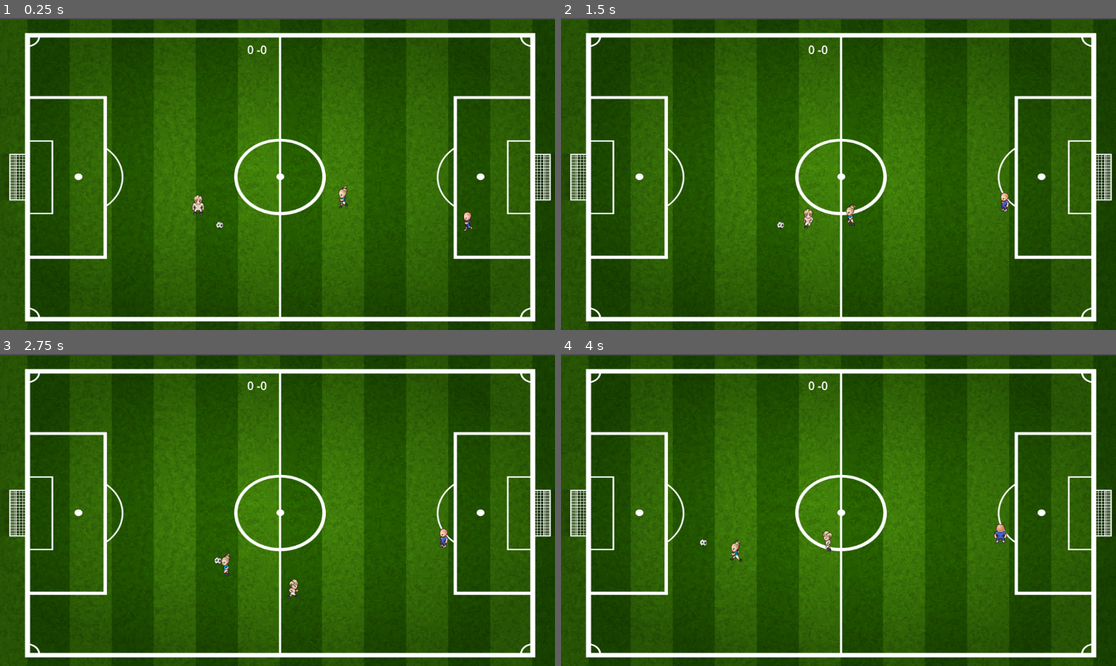
Above: before the commit, frames 1-4 (two rows, left to right).
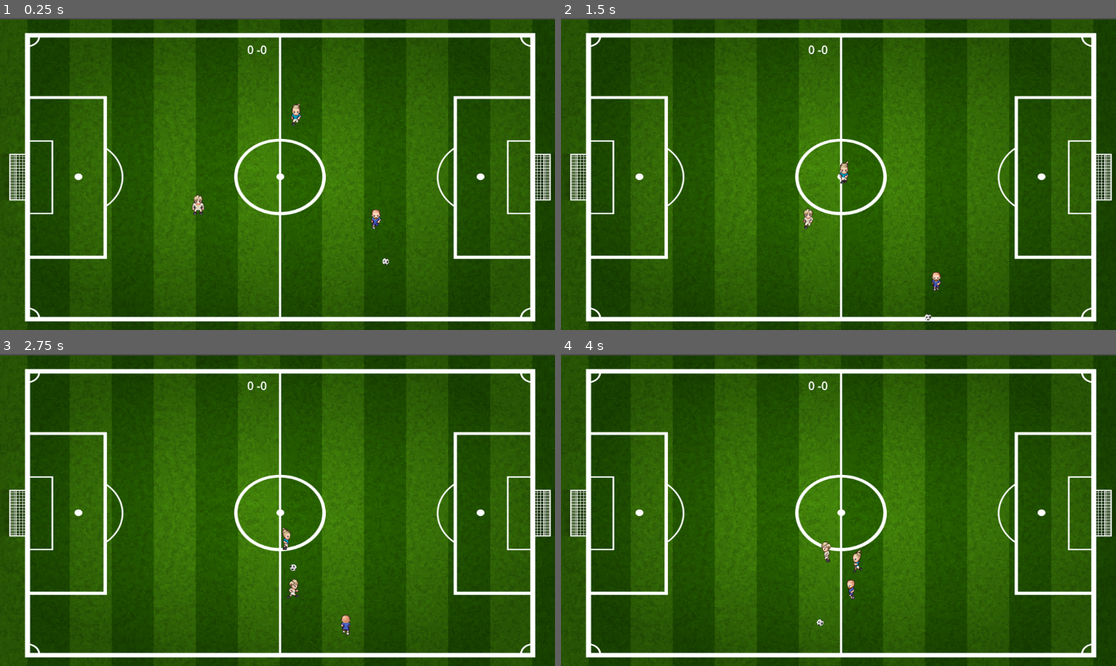
Above: after the commit, the same moments.

Repository: Leiazel/Mini-Football
Game: Godot game, scene res://mundo.tscn
Same seed, same stepped clock (60 frames per second), same inputs: the game is played once before the commit and once after it.
Inputs:
- Up to frame 1 (0.25 s): no input
- Up to frame 2 (1.5 s): hold Right (ui_right) 0.53-1.28 s; tap C (patear) at 0.6, 1.35 s; hold Down (ui_down) from 1.28 s (still down)
- Up to frame 3 (2.75 s): release Down (ui_down) at 2.03 s; hold Right (ui_right) from 2.03 s (still down); tap C (patear) at 2.1 s
- Up to frame 4 (4 s): release Right (ui_right) at 2.78 s; hold Up (ui_up) 2.78-3.53 s; tap C (patear) at 2.85, 3.6 s; hold Left (ui_left) from 3.53 s (still down)

The runs differ from the first frame. In frame 1, 0.4% of the frame differs, in the area x 38-86%, y 27-80%; in frame 2, 0.4%; in frame 3, 0.4%; in frame 4, 0.5%, in the area x 25-81%, y 54-88%.

Commit message:
arreglo logica del defensor

Diff:
--- a/Players/HaalandScript.gd
+++ b/Players/HaalandScript.gd
@@ -3,7 +3,7 @@
 @export var objetivo: CharacterBody2D
 @export var pelota: RigidBody2D
 @export var porteria_enemiga: Node2D
-@export var compañero: CharacterBody2D  # ← NUEVO: arrastrá a Gunnarsson acá en el Inspector
+@export var compañero: CharacterBody2D
 @export var velocidad_normal = 160
 @export var distancia_control = 60.0
 @export var angulo_aceptable = 45.0
@@ -24,7 +24,6 @@
 
 	timer_anim_pateo -= _delta
 
-	# 1. DATOS BÁSICOS
 	var pos_pelota  = pelota.global_position
 	var pos_arco    = porteria_enemiga.global_position
 	var dist_pelota = global_position.distance_to(pos_pelota)
@@ -33,34 +32,28 @@
 	var hacia_pelota_norm = (pos_pelota - global_position).normalized()
 	var estoy_estorbando = hacia_pelota_norm.dot(dir_tiro) < -0.2
 
-	# ← NUEVO: detección directa — ¿el compañero está más cerca de la pelota que yo?
 	var compañero_cerca = false
 	if compañero:
 		var dist_compañero = compañero.global_position.distance_to(pos_pelota)
-		# El compañero "tiene" la pelota si está significativamente más cerca que Haaland
 		compañero_cerca = dist_compañero < dist_pelota - 40.0 and dist_compañero < 120.0
 
-	# 2. AVISAR AL SINGLETON — siempre, independiente de compañero_cerca
-	# 2. AVISAR AL SINGLETON
 	EstadoEquipo.pos_delantero = global_position
 	if compañero_cerca:
-		estoy_estorbando = false  # adelante de la pelota es donde debe estar
+		estoy_estorbando = false
 	EstadoEquipo.delantero_listo_para_recibir = true if compañero_cerca else (
 		estado != Estado.REMATAR and not estoy_estorbando
 	)
 
-	# 3. Si el compañero tiene la pelota → desmarcarse hacia adelante
 	if compañero_cerca:
-			var punto_intermedio = pos_pelota + (pos_arco - pos_pelota) * 0.4
-			var dir_compañero = (punto_intermedio - global_position).normalized()  # ← nombre distinto
-			direccion = direccion.lerp(dir_compañero, 0.10)
-			velocity = direccion * velocidad_normal * 0.8
-			move_and_slide()
-			if timer_anim_pateo <= 0.0:
-				actualizar_animaciones()
-			return
+		var punto_intermedio = pos_pelota + (pos_arco - pos_pelota) * 0.4
+		var dir_compañero = (punto_intermedio - global_position).normalized()
+		direccion = direccion.lerp(dir_compañero, 0.10)
+		velocity = direccion * velocidad_normal * 0.8
+		move_and_slide()
+		if timer_anim_pateo <= 0.0:
+			actualizar_animaciones()
+		return
 
-	# 4. TRANSICIONES DE ESTADO
 	match estado:
 		Estado.BUSCAR:
 			if dist_pelota < 400.0 and not estoy_estorbando:
@@ -74,7 +67,6 @@
 			if dist_pelota > 120.0:
 				estado = Estado.BUSCAR
 
-	# 5. DESTINO SEGÚN ESTADO
 	var destino: Vector2
 	if dist_pelota > 400.0:
 		destino = pos_pelota
@@ -89,7 +81,6 @@
 			Estado.PREPARAR:  destino = punto_detras
 			Estado.REMATAR:   destino = pos_pelota
 
-	# 6. MOVIMIENTO
 	if estado == Estado.PREPARAR:
 		velocidad_actual = velocidad_normal * 0.7
 	elif estado == Estado.REMATAR:
@@ -99,7 +90,6 @@
 	direccion = direccion.lerp(dir_objetivo, 0.12)
 	velocity = direccion * velocidad_actual
 
-	# 7. PATEO
 	var cerca_del_arco = pos_pelota.distance_to(pos_arco) < 500.0
 	move_and_slide()
 
@@ -110,19 +100,42 @@
 			break
 
 	if tocando_pelota and timer_pateo.is_stopped():
-		if cerca_del_arco and puede_rematar:
-			pelota.apply_central_impulse(dir_tiro * 2200.0)
-			timer_pateo.start()
-			timer_anim_pateo = 0.4
-			puede_rematar = false
-			velocity = velocity * 0.1
-			direccion = direccion * 0.1
-			get_tree().create_timer(1.5).connect("timeout", func(): puede_rematar = true)
-		elif not cerca_del_arco and not estoy_estorbando:
-			pelota.apply_central_impulse(dir_tiro * 320.0)
-			timer_pateo.start()
-		elif estoy_estorbando:
-			velocity *= 0.8
+		ejecutar_accion_con_pelota(dir_tiro, cerca_del_arco, pos_arco, estoy_estorbando)
 
 	if timer_anim_pateo <= 0.0:
 		actualizar_animaciones()
+
+# ← Función virtual: Gunnarsson la sobreescribe, Haaland la usa directo
+func ejecutar_accion_con_pelota(dir_tiro: Vector2, cerca_del_arco: bool, pos_arco: Vector2, estoy_estorbando: bool):
+	if cerca_del_arco and puede_rematar:
+		pelota.apply_central_impulse(dir_tiro * 2200.0)
+		timer_pateo.start()
+		timer_anim_pateo = 0.4
+		puede_rematar = false
+		velocity = velocity * 0.1
+		direccion = direccion * 0.1
+		get_tree().create_timer(1.5).connect("timeout", func(): puede_rematar = true)
+	elif not cerca_del_arco and not estoy_estorbando:
+		pelota.apply_central_impulse(dir_tiro * 320.0)
+		timer_pateo.start()
+	elif estoy_estorbando:
+		velocity *= 0.8
+
+func actualizar_animaciones():
+	if velocity.length() > 10:
+		if abs(direccion.x) > abs(direccion.y):
+			if direccion.x > 0:
+				animador.play("caminar_derecha")
+				ultima_direccion = "derecha"
+			else:
+				animador.play("caminar_izquierda")
+				ultima_direccion = "izquierda"
+		else:
+			if direccion.y > 0:
+				animador.play("caminar_abajo")
+				ultima_direccion = "abajo"
+			else:
+				animador.play("caminar_arriba")
+				ultima_direccion = "arriba"
+	else:
+		animador.play("quieto_" + ultima_direccion)
--- a/Players/gunnarsson.gd
+++ b/Players/gunnarsson.gd
@@ -4,7 +4,7 @@
 @export var porteria_propia: Node2D
 @export var jugador_humano: CharacterBody2D
 @export var velocidad_normal = 148
-@export var radio_salida = 500.0
+@export var radio_salida = 700.0
 
 var timer_anim_pateo := 0.1
 var en_posicion := false  # evita el bucle de GUARDAR_POSICION
@@ -29,8 +29,8 @@
 	var dist_arco_pelota  = pos_arco.distance_to(pos_pelota)
 	var dist_humano_pelota = jugador_humano.global_position.distance_to(pos_pelota)
 	var dir_despeje       = (pos_pelota - pos_arco).normalized()
-	var humano_tiene_pelota = dist_humano_pelota < dist_pelota - 20.0
-	var pos_cobertura     = pos_arco + (pos_pelota - pos_arco).normalized() * 260.0
+	var humano_tiene_pelota = dist_humano_pelota < dist_pelota - 10.0
+	var pos_cobertura     = pos_arco + (pos_pelota - pos_arco).normalized() * 450.0
 	var dist_a_cobertura  = global_position.distance_to(pos_cobertura)
 
 	# 2. TRANSICIONES
@@ -61,8 +61,12 @@
 	match estado:
 		Estado.GUARDAR_POSICION:
 			destino = pos_cobertura
-			# Si ya está en posición, velocidad cero para no temblar
-			velocidad_actual = 0.0 if en_posicion else velocidad_normal * 0.8
+		# Si la pelota está muy cerca, nunca frenar — siempre actuar
+			if dist_pelota < 60.0:
+				velocidad_actual = velocidad_normal
+				estado = Estado.DECIDIR  # forzar DECIDIR si la pelota está pegada
+			else:
+				velocidad_actual = 0.0 if en_posicion else velocidad_normal * 0.8
 		Estado.CORTAR:
 			destino = pos_pelota
 		Estado.DECIDIR:
@@ -83,7 +87,7 @@
 			break
 
 	# Fallback por cercanía
-	if dist_pelota < 35.0 and estado == Estado.DECIDIR:
+	if dist_pelota < 20.0:
 		tocando_pelota = true
 
 	# ACTUALIZACIÓN DE ESTADO EQUIPO: Si está en zona de decisión e interactuando, el compañero TIENE la pelota
@@ -94,18 +98,30 @@
 		if estado != Estado.DECIDIR:
 			EstadoEquipo.compañero_tiene_pelota = false
 
-	if tocando_pelota and timer_pateo.is_stopped() and estado == Estado.DECIDIR:
+	if tocando_pelota and timer_pateo.is_stopped() and (estado == Estado.DECIDIR or estado == Estado.CORTAR):
 		var puede_pasar = (
 			EstadoEquipo.delantero_listo_para_recibir and
 			EstadoEquipo.pos_delantero != Vector2.ZERO
 		)
 
 		if puede_pasar:
-			var dir_pase = (EstadoEquipo.pos_delantero - pos_pelota).normalized()
-			var dist_a_delantero = pos_pelota.distance_to(EstadoEquipo.pos_delantero)
-			var fuerza_pase = clamp(dist_a_delantero * 6.5, 3300.0, 4400.0)
-			pelota.apply_central_impulse(dir_pase * fuerza_pase)
-			print("¡Pase realizado al delantero!") # Debug para tu consola
+			var dir_a_haaland = (EstadoEquipo.pos_delantero - global_position).normalized()
+			var dir_a_pelota  = (pos_pelota - global_position).normalized()
+			var angulo_pase   = dir_a_haaland.dot(dir_a_pelota)
+
+			if angulo_pase > 0.2:
+				# Buen ángulo — pasar directo
+				var dir_pase = (EstadoEquipo.pos_delantero - pos_pelota).normalized()
+				var dist_a_delantero = pos_pelota.distance_to(EstadoEquipo.pos_delantero)
+				var fuerza_pase = clamp(dist_a_delantero * 6.5, 3300.0, 4400.0)
+				pelota.apply_central_impulse(dir_pase * fuerza_pase)
+				print("¡Pase realizado al delantero!")
+			else:
+				# Mal ángulo — pase lateral hacia donde está Haaland pero por el costado
+				# Rota 45 grados hacia Haaland para no tirarla para atrás
+				var dir_lateral = dir_despeje.rotated(deg_to_rad(45) * sign(dir_a_haaland.cross(dir_a_pelota)))
+				pelota.apply_central_impulse(dir_lateral * 2000.0)
+				print("Pase lateral")
 		else:
 			var fuerza_despeje = 2400.0 if dist_arco_pelota < 500.0 else 800.0
 			pelota.apply_central_impulse(dir_despeje * fuerza_despeje)
@@ -115,8 +131,6 @@
 		timer_anim_pateo = 0.35
 		velocity = velocity * 0.2
 		direccion = direccion * 0.2
-
-		# IMPORTANTE: Apagamos la posesión porque ya pateamos, y cambiamos estado
 		EstadoEquipo.compañero_tiene_pelota = false
 		estado = Estado.GUARDAR_POSICION
 
--- a/mundo.tscn
+++ b/mundo.tscn
@@ -12,7 +12,6 @@
 [ext_resource type="Script" uid="uid://bf484ke2x1x1g" path="res://Resources/marcador.gd" id="10_pij3u"]
 
 [sub_resource type="PhysicsMaterial" id="PhysicsMaterial_aou4a"]
-friction = 0.88
 bounce = 0.8
 
 [sub_resource type="RectangleShape2D" id="RectangleShape2D_aou4a"]
@@ -43,7 +42,7 @@
 texture = ExtResource("1_fw4w5")
 
 [node name="Haaland" parent="." unique_id=875312009 node_paths=PackedStringArray("objetivo", "pelota", "porteria_enemiga", "compañero") instance=ExtResource("3_fw4w5")]
-position = Vector2(882, 376)
+position = Vector2(741, 160)
 script = ExtResource("5_5ckkb")
 objetivo = NodePath("../Bergvall")
 pelota = NodePath("../Pelota")
@@ -57,16 +56,16 @@
 position = Vector2(512, 399)
 
 [node name="Gunnarsson" parent="." unique_id=1960203508 node_paths=PackedStringArray("pelota", "porteria_propia", "jugador_humano") instance=ExtResource("8_t8jxu")]
-position = Vector2(1186, 449)
+position = Vector2(945, 413)
 script = ExtResource("6_pfhxm")
 pelota = NodePath("../Pelota")
 porteria_propia = NodePath("../Porteria_d")
 jugador_humano = NodePath("../Bergvall")
 velocidad_normal = 148
-radio_salida = 500.0
+radio_salida = 400.0
 
 [node name="Pelota" parent="." unique_id=1192754175 instance=ExtResource("5_aou4a")]
-position = Vector2(565, 454)
+position = Vector2(970, 543)
 mass = 2.0
 physics_material_override = SubResource("PhysicsMaterial_aou4a")
 continuous_cd = 1
Not shown, changed: Exports/web/Mini-Football.html
Not shown, changed: Exports/web/Mini-Football.pck
